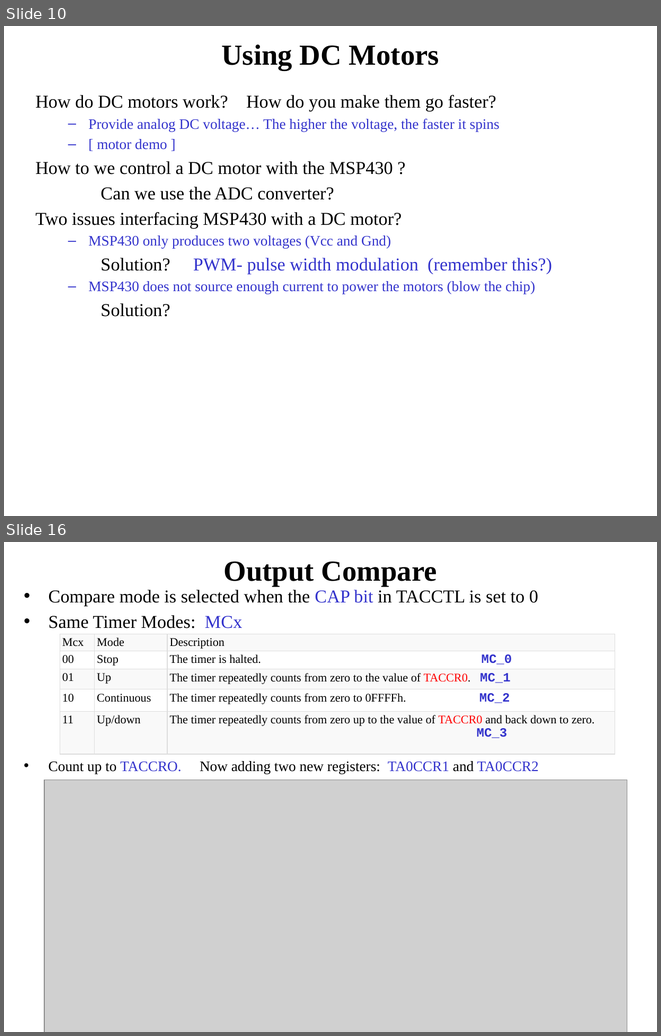
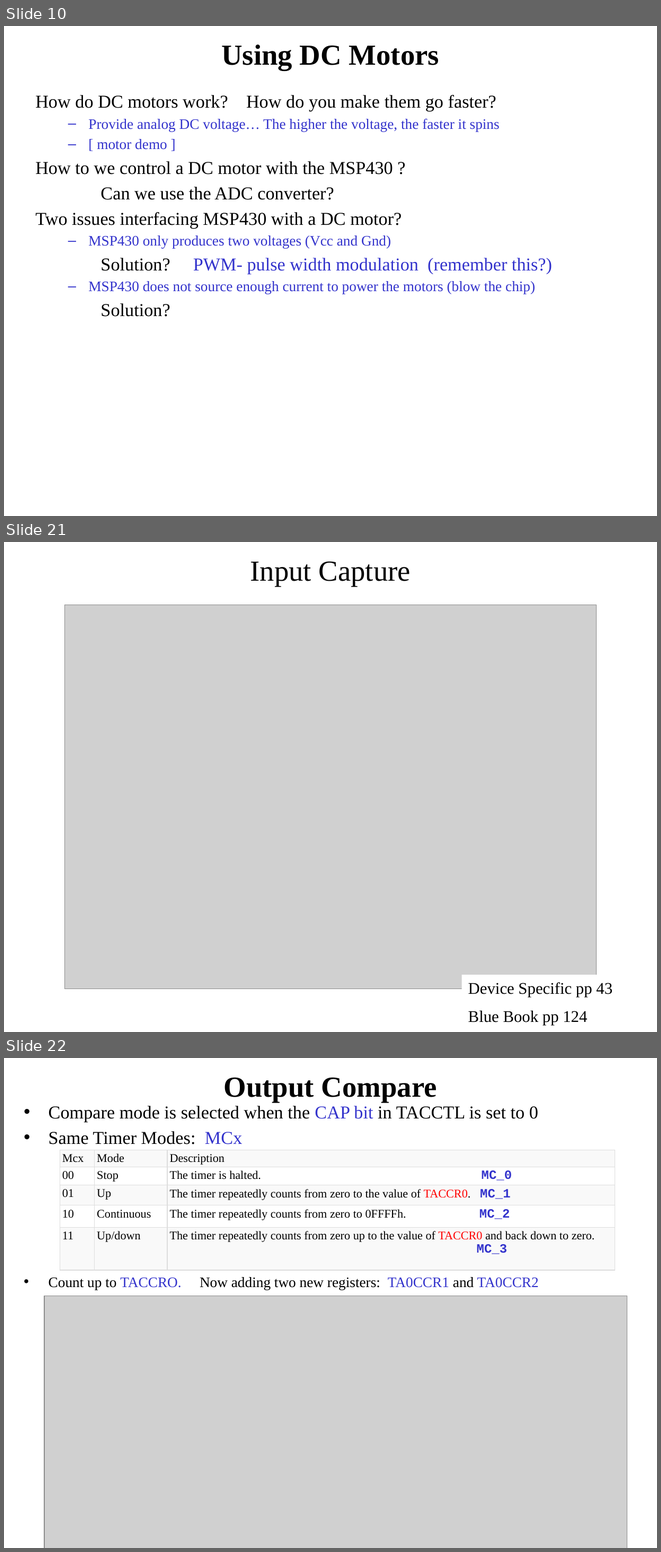
Before and after one commit to pw4rn3r/ECE382, a slide deck: notes/L31/Lsn32.pptx. Shown one above the other, each under a label of ours: slides 10 and 16 before the commit, slides 10, 21 and 22 after it; the slides between them are not shown. The pictures are 661x1036 and 661x1552 pixels, drawn with LibreOffice and Linux fonts; fonts in the diff are those of the drawing; grey boxes stand for pictures. Boxes give left, top, right and bottom in pixels: in the first picture for what was removed or moved away, otherwise in the second. Text is boxed around its words. In the diff, an @@ line names an element or a change of style, - is before the commit and + after.

```diff
--- a/notes/L31/Lsn32.pptx
+++ b/notes/L31/Lsn32.pptx
@@ slide 21 added at (4,542,657,1032), background #FFFFFF @@
@@ title added at (250,561,411,586), 32 pt, text #000000 @@
+Input Capture
@@ picture added at (65,605,597,989) @@
@@ rectangle added at (462,974,657,1031), fill #FFFFFF, 18 pt, text #000000 @@
+Device Specific pp 43
+Blue Book pp 124
@@ what was slide 16 is now slide 22 @@
```
Also in this commit, not shown: 8 slides changed, 10 other slides added, 2 slides removed.
